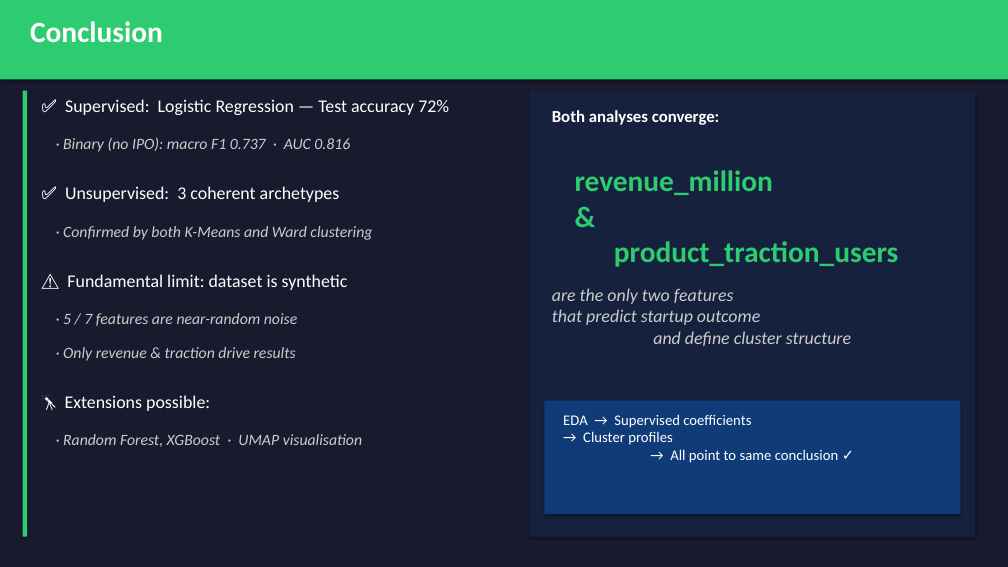
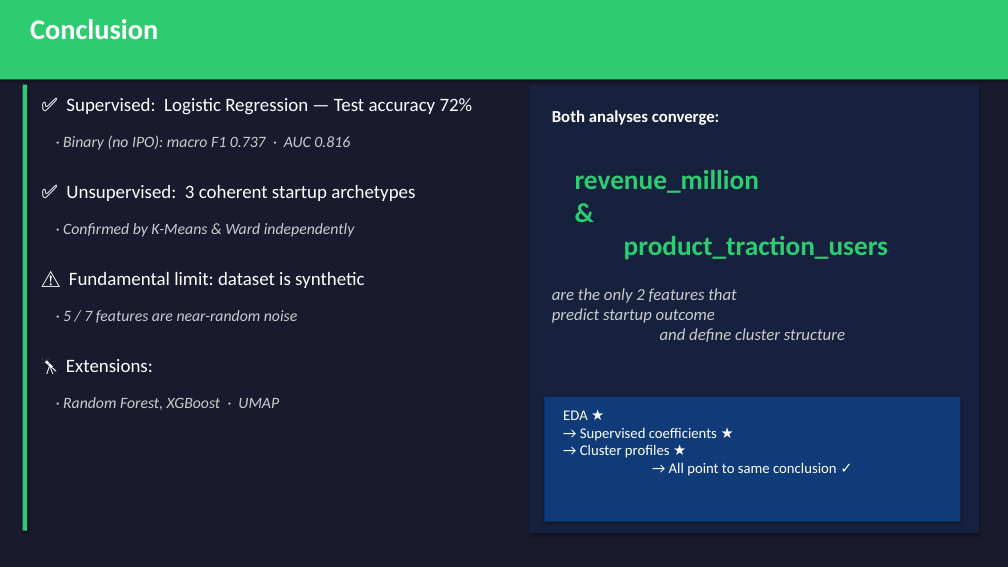
Before and after one commit to Clement-NI/Machine_learning_project_kaggle_start_up_success_data, a slide deck: slide 13 of scientificProject1/report/presentation.pptx (slide 11 before the commit). Drawn at 1008x567 pixels with LibreOffice and Linux fonts; fonts in the diff are those of the drawing. Boxes give left, top, right and bottom in pixels: in the first picture for what was removed or moved away, otherwise in the second. Text is boxed around its words. In the diff, an @@ line names an element or a change of style, - is before the commit and + after.

```diff
--- a/scientificProject1/report/presentation.pptx
+++ b/scientificProject1/report/presentation.pptx
@@ text "Conclusion" at [30, 19, 158, 39]: size 28 to 27 pt @@
@@ rectangle: place and size @@
-rectangle at [23, 91, 27, 537]
+rectangle at [23, 85, 27, 531]
@@ text "✅ Supervised: Logistic Regression — ..." at [66, 98, 473, 115]: size 17 to 18 pt @@
@@ rectangle: place and size @@
-rectangle at [529, 91, 975, 537]
+rectangle at [529, 85, 979, 533]
@@ text "revenue_million & product_traction_users" at [575, 170, 888, 260]: size 28 to 26 pt @@
@@ text at [66, 185, 415, 201]: text changed; size 17 to 18 pt @@
-✅ Unsupervised: 3 coherent archetypes
+✅ Unsupervised: 3 coherent startup archetypes
@@ text at [63, 223, 354, 237]: text changed @@
-· Confirmed by both K-Means and Ward clustering
+· Confirmed by K-Means & Ward independently
@@ text "⚠️ Fundamental limit: dataset is ..." at [69, 272, 364, 288]: size 17 to 18 pt @@
@@ text at [552, 288, 845, 342]: text changed; size 17 to 16 pt @@
-are the only two features
-that predict startup outcome
-and define cluster structure
+are the only 2 features that
+predict startup outcome
+and define cluster structure
@@ text removed at [63, 347, 296, 361] @@
-· Only revenue & traction drive results
@@ text at [66, 359, 153, 372]: text changed; size 17 to 18 pt @@
-🔭 Extensions possible:
+🔭 Extensions:
@@ text at [63, 397, 279, 410]: text changed @@
-· Random Forest, XGBoost · UMAP visualisation
+· Random Forest, XGBoost · UMAP
@@ rectangle: place and size @@
-rectangle at [544, 401, 960, 514]
+rectangle at [544, 397, 960, 522]
@@ text at [563, 410, 837, 476]: text changed @@
-EDA → Supervised coefficients
-→ Cluster profiles
-→ All point to same conclusion ✓
+EDA ★
+→ Supervised coefficients ★
+→ Cluster profiles ★
+→ All point to same conclusion ✓
```
Also in this commit, not shown: 9 other slides changed, 3 slides added, 1 slide removed.
